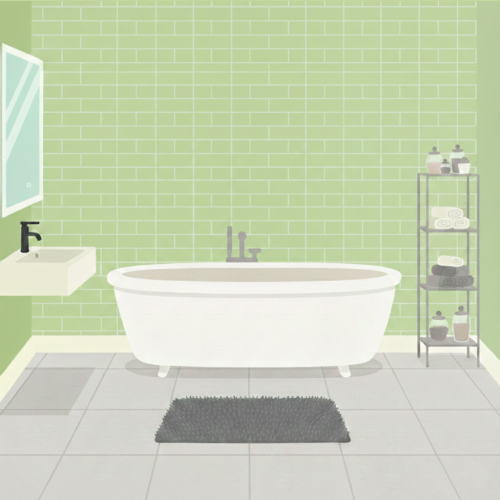
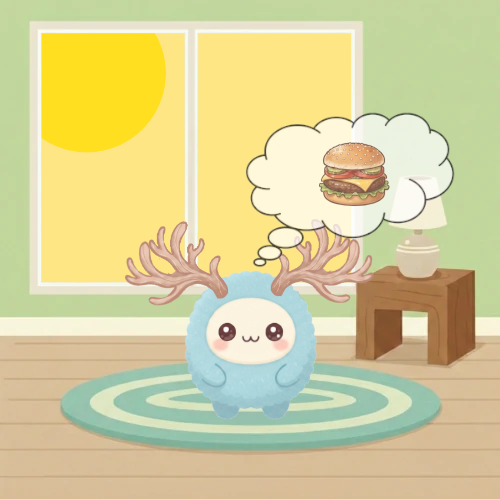
Layered file, before and after one edit (500×500). Changes by layer:
added layer "hamburger.webp" (94%) above "cloud.webp" over [319, 141, 390, 207]
added layer "cloud.webp" (70%) above "Группа слоёв" over [245, 112, 455, 269]
added group "Группа слоёв" with 7 layers above "shower-room.png" over [124, 219, 375, 420]
added layer "Копия pupils_left" in group "Группа слоёв" over [270, 326, 276, 333]
added layer "Копия pupils_right" in group "Группа слоёв" over [223, 326, 229, 333]
added layer "Копия eye_right" in group "Группа слоёв" over [218, 322, 237, 342]
added layer "Копия eye_left" in group "Группа слоёв" over [265, 322, 284, 342]
added layer "Копия happy_mouth" in group "Группа слоёв" over [241, 334, 261, 344]
added layer "Копия horns_20lvl" in group "Группа слоёв" over [124, 219, 375, 306]
added layer "Копия main_body" in group "Группа слоёв" over [184, 269, 318, 420]
hid "shower-room.png" over [0, 1, 500, 500]
added layer "Слой #2" above "Слой" over [7, 1, 166, 153]
added layer "Слой" over [0, 1, 500, 500]
